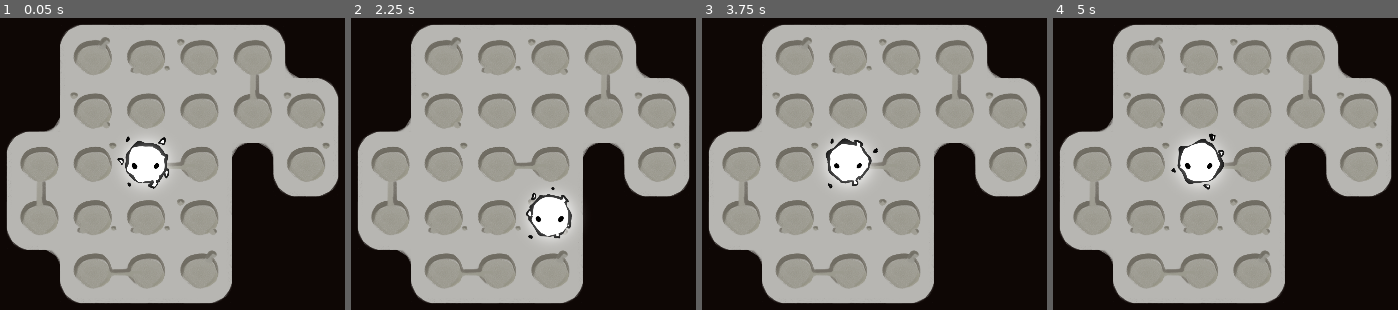
Above: before the commit, frames 1-4 (left to right).
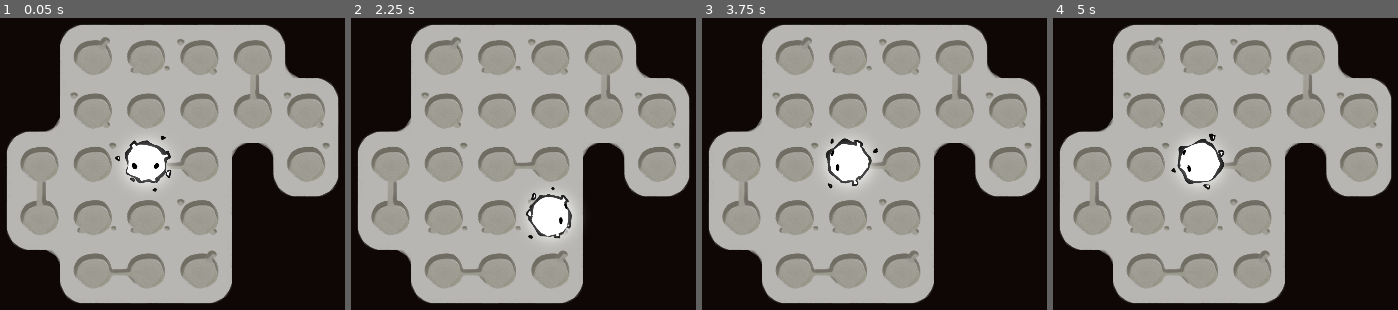
Above: after the commit, the same moments.

Repository: Lukko-Digital/brackeys-jam-2025-1
Game: Godot game, scene res://src/main.tscn
Two runs of this game, one before a commit and one after it. Both use one fixed random seed, a clock stepped at 60 frames per second and the inputs below. The engine's default icon, where the game draws it, is replaced by a stand-in: a white triangle on a blue panel in a dark square.
Inputs:
- Up to frame 1 (0.05 s): no input
- Up to frame 2 (2.25 s): hold D (right) 0.53-1.28 s; hold E (interact) 0.53-1.28 s; hold S (down) 1.28-2.03 s; tap E (interact) at 1.35 s; hold D (right) from 2.03 s (still down); hold E (interact) from 2.03 s (still down)
- Up to frame 3 (3.75 s): release D (right) at 2.78 s; release E (interact) at 2.78 s; hold W (up) 2.78-3.53 s; tap E (interact) at 2.85 s; hold A (left) from 3.53 s (still down); hold E (interact) from 3.53 s (still down)
- Up to frame 4 (5 s): keep holding A (left); release E (interact) at 4.28 s; tap E (interact) at 4.35 s

The runs differ from the first frame. In frame 1, 0.6% of the frame differs, in the area x 33-50%, y 40-60%; in frame 2, less than 0.1%; in frame 3, less than 0.1%; in frame 4, less than 0.1%.

Commit message:
animate eyes

Diff:
--- a/src/player.gd
+++ b/src/player.gd
@@ -2,10 +2,12 @@
 class_name Player
 
 const COYOTE_TIME = 0.1
+const EYES_X_OFFSET = 15
 
 @onready var interact_ray: RayCast2D = %InteractRay
 @onready var coyote_timer: Timer = %CoyoteTimer
 @onready var dialogue_ui: CanvasLayer = %DialogueUi
+@onready var eyes_sprite: AnimatedSprite2D = $PlayerEyes
 
 var in_dialogue = false
 var buffered_input: String = ""
@@ -32,6 +34,21 @@
 func move(dir: String) -> bool:
 	interact_ray.target_position = INPUTS[dir] * Global.TILE_SIZE
 	interact_ray.force_raycast_update()
+
+	match dir:
+		"up":
+			eyes_sprite.play("up")
+		"down":
+			eyes_sprite.play("down")
+		"left":
+			eyes_sprite.play("right")
+			eyes_sprite.flip_h = true
+			eyes_sprite.offset.x = - EYES_X_OFFSET
+		"right":
+			eyes_sprite.play("right")
+			eyes_sprite.flip_h = false
+			eyes_sprite.offset.x = EYES_X_OFFSET
+
 	return super(dir)
 
 func move_input(dir: String):
--- a/src/player.tscn
+++ b/src/player.tscn
@@ -152,7 +152,7 @@
 sprite_frames = SubResource("SpriteFrames_l2ibq")
 animation = &"idle"
 autoplay = "idle"
-frame_progress = 0.165687
+frame_progress = 0.718217
 
 [node name="PlayerGlow" type="Sprite2D" parent="." index="7"]
 modulate = Color(1, 1, 1, 0.505882)
@@ -161,8 +161,9 @@
 texture = ExtResource("5_my7js")
 
 [node name="PlayerEyes" type="AnimatedSprite2D" parent="." index="8"]
-position = Vector2(15, 0)
+unique_name_in_owner = true
 sprite_frames = SubResource("SpriteFrames_bonjs")
-animation = &"down"
+animation = &"right"
 autoplay = "down"
-frame_progress = 0.29928
+frame_progress = 0.592046
+offset = Vector2(15, 0)
